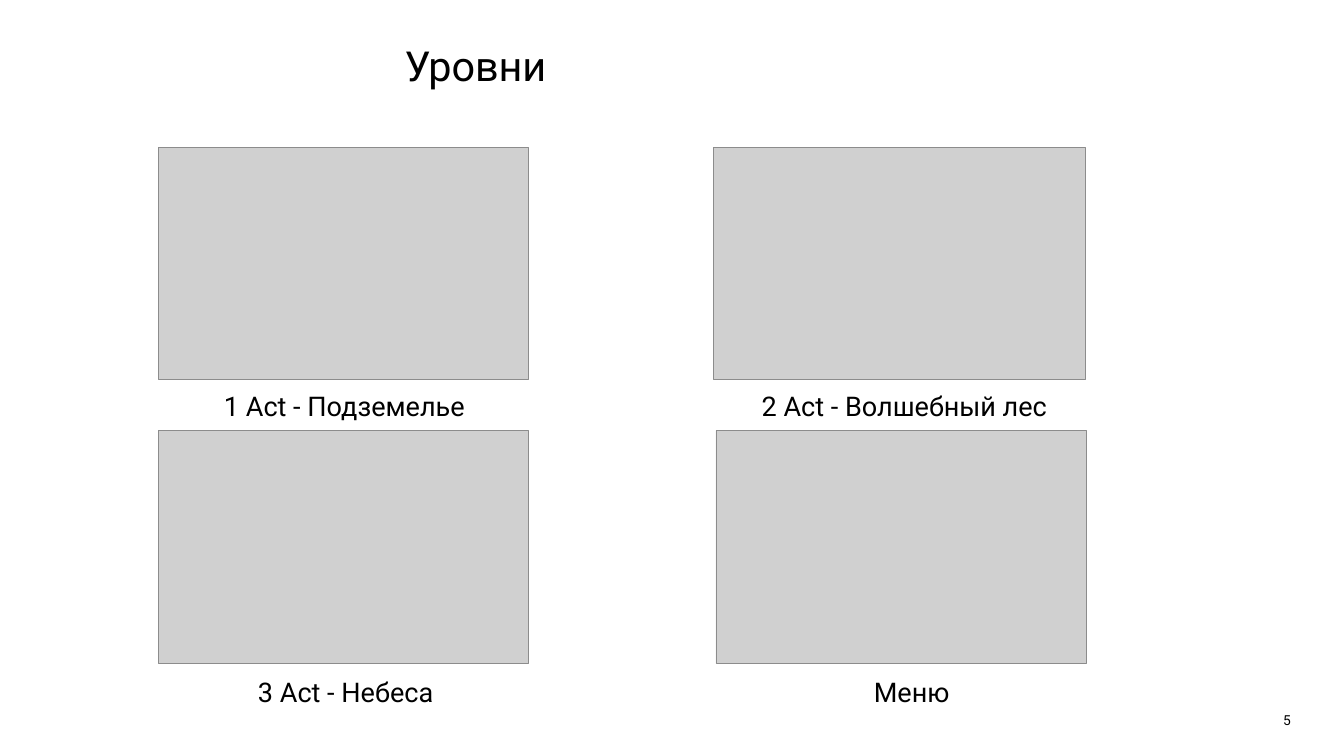
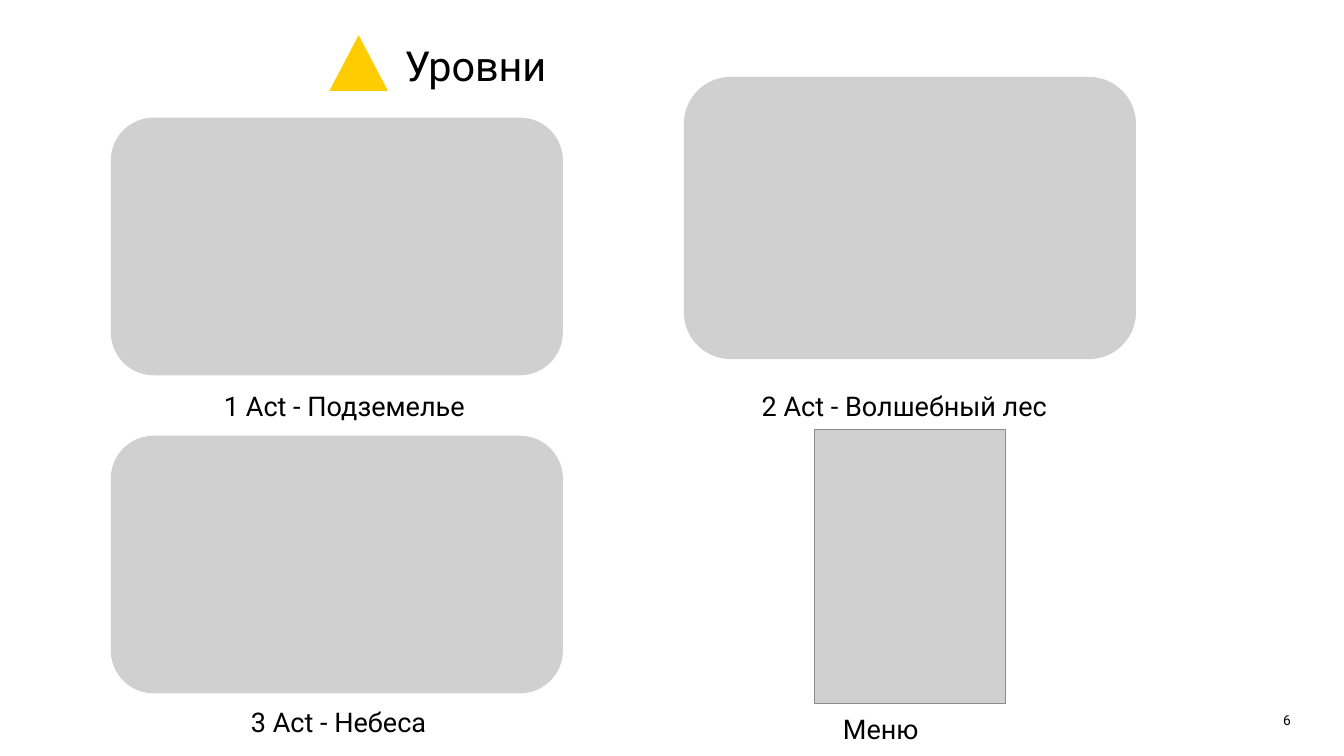
Before and after one commit to mario12508/Entangled-Tale-pygame-project, a slide deck: slide 6 of Презентация.pptx (slide 5 before the commit). Drawn at 1344x756 pixels with LibreOffice and Linux fonts; fonts in the diff are those of the drawing; grey boxes stand for pictures. Boxes give left, top, right and bottom in pixels: in the first picture for what was removed or moved away, otherwise in the second. Text is boxed around its words. In the diff, an @@ line names an element or a change of style, - is before the commit and + after.

```diff
--- a/Презентация.pptx
+++ b/Презентация.pptx
@@ triangle added at bbox=[330, 35, 388, 91], fill #FFCC00 @@
@@ picture: place and size @@
-picture at bbox=[713, 147, 1085, 379]
+picture at bbox=[684, 77, 1136, 359]
@@ picture: place and size @@
-picture at bbox=[158, 147, 529, 379]
+picture at bbox=[111, 118, 563, 376]
@@ picture: place and size @@
-picture at bbox=[158, 431, 529, 663]
+picture at bbox=[111, 436, 563, 694]
@@ picture removed at bbox=[716, 430, 1087, 663] @@
@@ picture added at bbox=[814, 429, 1005, 704] @@
@@ text "3 Act - Небеса": place and size @@
-text "3 Act - Небеса" at bbox=[258, 681, 433, 703]
+text "3 Act - Небеса" at bbox=[251, 711, 426, 733]
@@ text "Меню": place and size @@
-text "Меню" at bbox=[874, 682, 950, 703]
+text "Меню" at bbox=[843, 719, 919, 740]
@@ page number at bbox=[1283, 715, 1291, 725]: text changed @@
-5
+6
```
Also in this commit, not shown: 7 other slides changed, 2 slides added.
